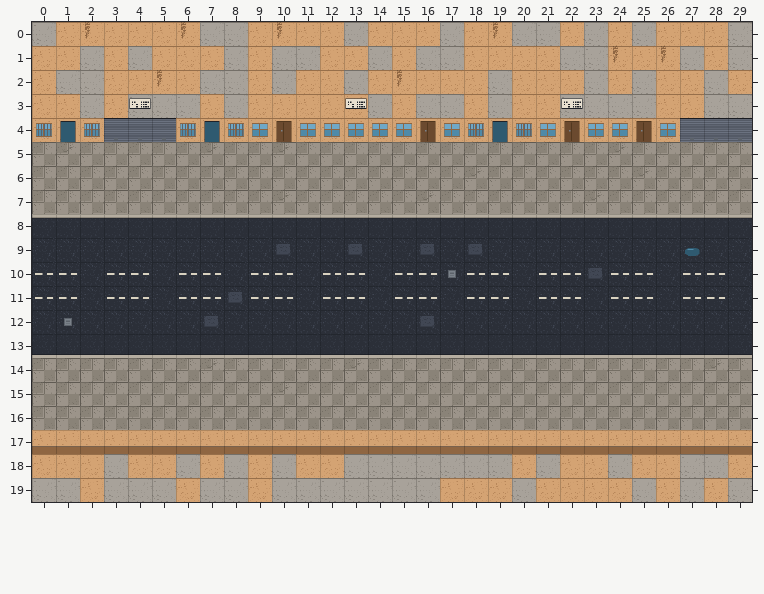
Tiled map (JSON): src/assets/tilemaps/whitefield_street.tmj. This is how it looked before the edit.
Cells are 32x32 px. Shown: x 0..29, y 0..19.
Once edited:
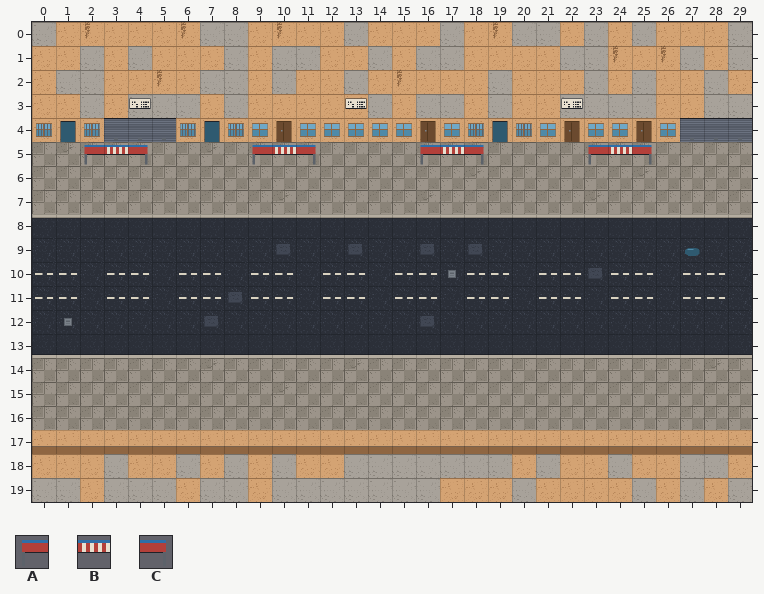
Key: from "street": A 30, B 31, C 32.
_ is an empty cell.
Change:
Layer "props_above":
Tile A is added in row 5 at x 2, 9, 16 and 23.
Tile B is added in row 5 at x 3, 10, 17 and 24.
Tile C is added in row 5 at x 4, 11, 18 and 25.
